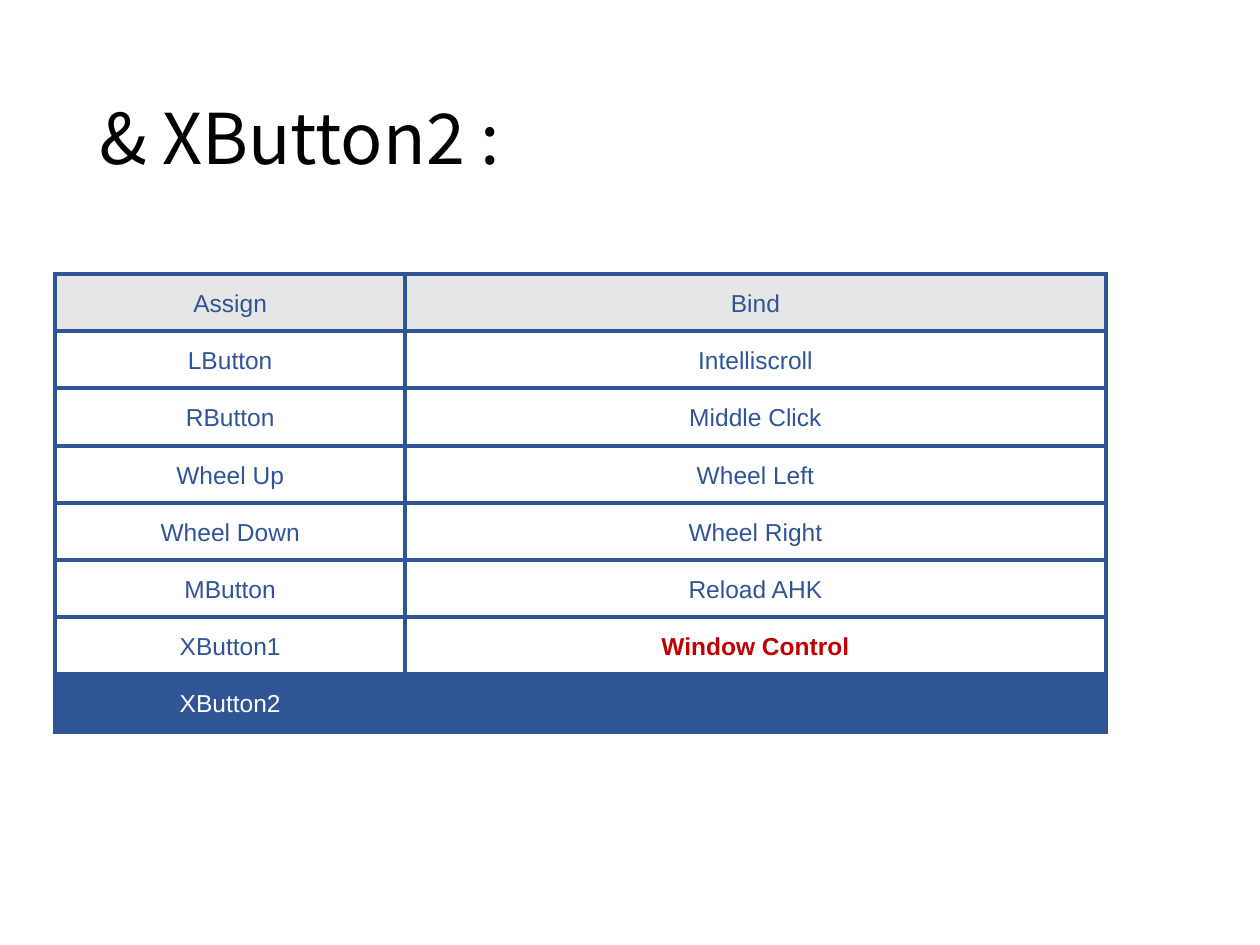
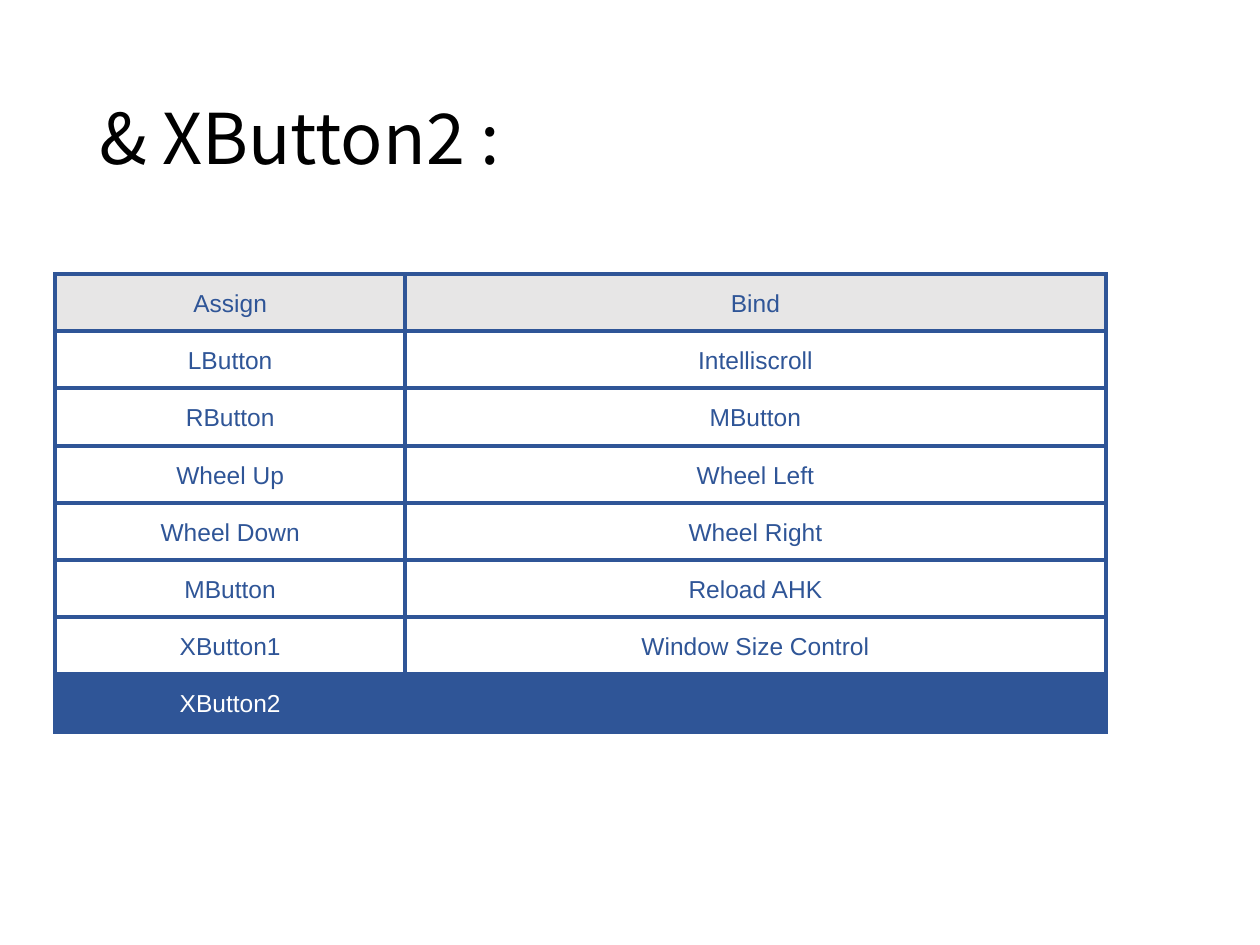
Before and after one commit to ittooo66/myAHK, a slide deck: slide 25 of MANUAL.pptx (slide 24 before the commit). Drawn at 1260x945 pixels with LibreOffice and Linux fonts; fonts in the diff are those of the drawing. Boxes give left, top, right and bottom in pixels: in the first picture for what was removed or moved away, otherwise in the second. Text is boxed around its words. In the diff, an @@ line names an element or a change of style, - is before the commit and + after.

```diff
--- a/MANUAL.pptx
+++ b/MANUAL.pptx
@@ text in rectangle at [710, 409, 801, 427]: text changed @@
-Middle Click
+MButton
@@ text in rectangle at [641, 637, 869, 656]: text changed; text colour #C00000 to #2F5597; bold off @@
-Window Control
+Window Size Control
```
Also in this commit, not shown: 5 other slides changed, 3 slides added, 1 other file.
